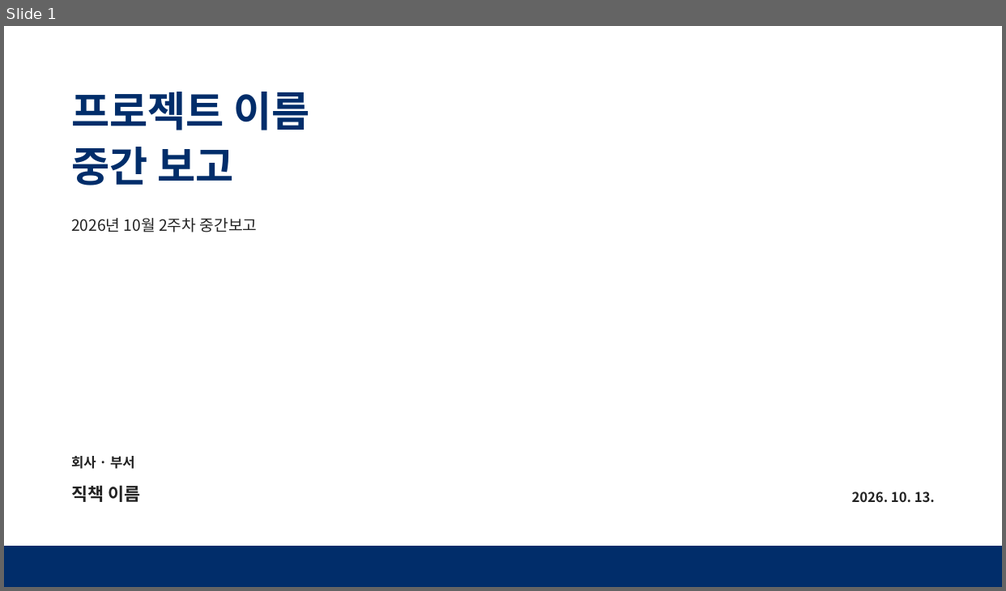
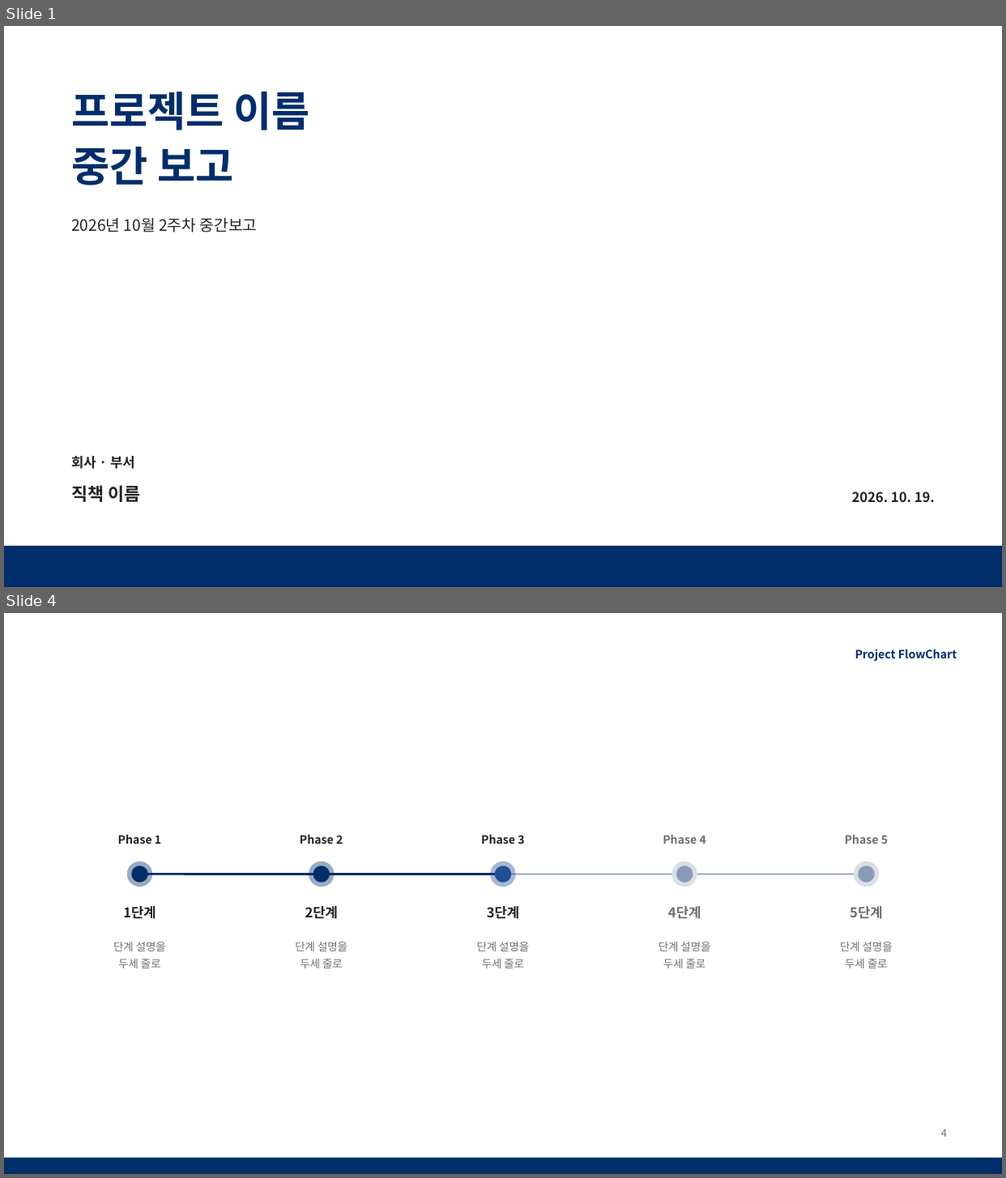
Before and after one commit to chanyee725/PPT-Template, a slide deck: templates/interim-report.pptx. Shown one above the other, each under a label of ours: slide 1 before the commit, slides 1 and 4 after it; the slides between them are not shown. The pictures are 1006x591 and 1006x1178 pixels, drawn with LibreOffice and Linux fonts; fonts in the diff are those of the drawing. Boxes give left, top, right and bottom in pixels: in the first picture for what was removed or moved away, otherwise in the second. Text is boxed around its words. In the diff, an @@ line names an element or a change of style, - is before the commit and + after.

```diff
--- a/templates/interim-report.pptx
+++ b/templates/interim-report.pptx
@@ slide 4 added at box(4, 613, 1002, 1174), background #FFFFFF @@
@@ text added at box(855, 649, 957, 662), 11 pt, text #012D6A, bold @@
+Project FlowChart
@@ text added at box(118, 834, 161, 844), 11 pt, text #222222, bold @@
+Phase 1
@@ text added at box(300, 834, 343, 844), 11 pt, text #222222, bold @@
+Phase 2
@@ text added at box(481, 834, 524, 844), 11 pt, text #222222, bold @@
+Phase 3
@@ text added at box(663, 835, 706, 844), 11 pt, text #6E6E6E, bold @@
+Phase 4
@@ text added at box(845, 835, 888, 844), 11 pt, text #6E6E6E, bold @@
+Phase 5
@@ ellipse added at box(127, 862, 152, 887), fill #012D6A at 40% opacity @@
@@ ellipse added at box(131, 866, 147, 883), fill #012D6A @@
@@ line added from (139, 875) to (867, 875), #8A9BB8 1.5 pt @@
@@ line added from (139, 875) to (503, 875), #012D6A 2 pt @@
@@ ellipse added at box(309, 862, 334, 887), fill #012D6A at 40% opacity @@
@@ ellipse added at box(313, 866, 330, 883), fill #012D6A @@
@@ ellipse added at box(491, 862, 516, 887), fill #1F4E94 at 40% opacity @@
@@ ellipse added at box(495, 866, 512, 883), fill #1F4E94 @@
@@ ellipse added at box(671, 862, 697, 887), fill #D9DEE7 @@
@@ ellipse added at box(676, 866, 692, 883), fill #8A9BB8 @@
@@ ellipse added at box(854, 862, 879, 887), fill #D9DEE7 @@
@@ ellipse added at box(859, 866, 875, 883), fill #8A9BB8 @@
@@ text added at box(123, 906, 155, 919), 13 pt, text #222222, bold @@
+1단계
@@ text added at box(305, 906, 338, 919), 13 pt, text #222222, bold @@
+2단계
@@ text added at box(487, 906, 519, 919), 13 pt, text #222222, bold @@
+3단계
@@ text added at box(668, 906, 701, 919), 13 pt, text #6E6E6E, bold @@
+4단계
@@ text added at box(850, 906, 882, 919), 13 pt, text #6E6E6E, bold @@
+5단계
@@ text added at box(113, 942, 166, 969), 10.5 pt, text #6E6E6E @@
+단계 설명을
+두세 줄로
@@ text added at box(295, 942, 347, 969), 10.5 pt, text #6E6E6E @@
+단계 설명을
+두세 줄로
@@ text added at box(477, 942, 529, 969), 10.5 pt, text #6E6E6E @@
+단계 설명을
+두세 줄로
@@ text added at box(658, 942, 710, 969), 10.5 pt, text #6E6E6E @@
+단계 설명을
+두세 줄로
@@ text added at box(840, 942, 893, 969), 10.5 pt, text #6E6E6E @@
+단계 설명을
+두세 줄로
@@ page number added at box(941, 1129, 947, 1137), 10 pt, text #6E6E6E @@
+4
@@ rectangle added at box(4, 1158, 1002, 1174), fill #012D6A @@
@@ slide 1 changed as well @@
@@ text at box(852, 492, 935, 502): text changed @@
-2026. 10. 13.
+2026. 10. 19.
```
Also in this commit, not shown: 2 other slides changed, 11 other slides added, 7 slides removed, 1 other file.
